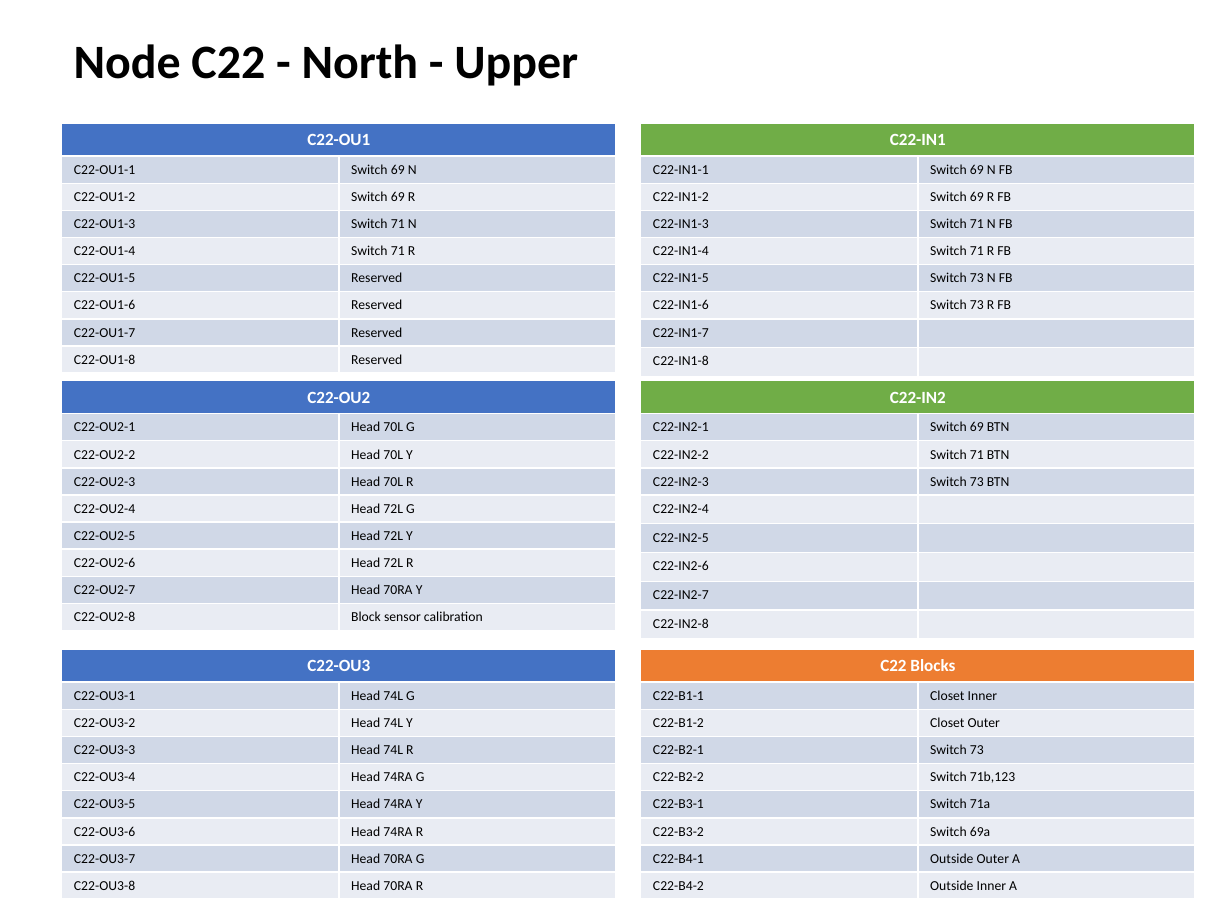
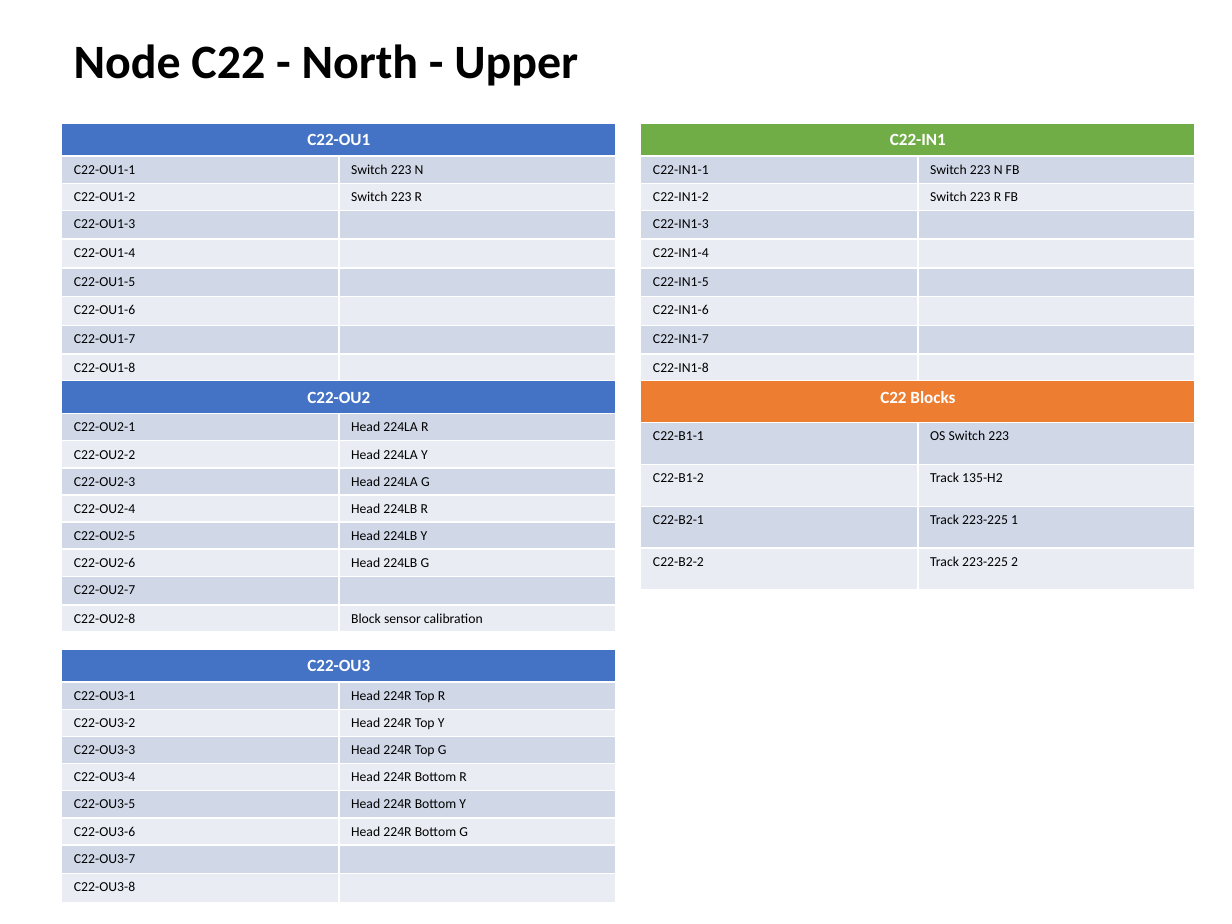
Before and after one commit to lnevo/hart, a slide deck: slide 12 of docs/wiring/Wiring_Schematic.pptx. Drawn at 1232x924 pixels with LibreOffice and Linux fonts; fonts in the diff are those of the drawing. Boxes give left, top, right and bottom in pixels: in the first picture for what was removed or moved away, otherwise in the second. Text is boxed around its words. In the diff, an @@ line names an element or a change of style, - is before the commit and + after.

```diff
--- a/docs/wiring/Wiring_Schematic.pptx
+++ b/docs/wiring/Wiring_Schematic.pptx
@@ table at <box>62,123,616,376</box> @@
-row 2, column 2: Switch 69 N
+row 2, column 2: Switch 223 N
-row 3, column 2: Switch 69 R
+row 3, column 2: Switch 223 R
-row 4, column 2: Switch 71 N
+row 4, column 2: 
-row 5, column 2: Switch 71 R
+row 5, column 2: 
-row 6, column 2: Reserved
+row 6, column 2: 
-row 7, column 2: Reserved
+row 7, column 2: 
-row 8, column 2: Reserved
+row 8, column 2: 
-row 9, column 2: Reserved
+row 9, column 2: 
@@ table at <box>641,123,1195,376</box> @@
-row 2, column 2: Switch 69 N FB
+row 2, column 2: Switch 223 N FB
-row 3, column 2: Switch 69 R FB
+row 3, column 2: Switch 223 R FB
-row 4, column 2: Switch 71 N FB
+row 4, column 2: 
-row 5, column 2: Switch 71 R FB
+row 5, column 2: 
-row 6, column 2: Switch 73 N FB
+row 6, column 2: 
-row 7, column 2: Switch 73 R FB
+row 7, column 2: 
@@ table at <box>62,381,616,627</box> @@
-row 2, column 2: Head 70L G
+row 2, column 2: Head 224LA R
-row 3, column 2: Head 70L Y
+row 3, column 2: Head 224LA Y
-row 4, column 2: Head 70L R
+row 4, column 2: Head 224LA G
-row 5, column 2: Head 72L G
+row 5, column 2: Head 224LB R
-row 6, column 2: Head 72L Y
+row 6, column 2: Head 224LB Y
-row 7, column 2: Head 72L R
+row 7, column 2: Head 224LB G
-row 8, column 2: Head 70RA Y
+row 8, column 2: 
@@ table at <box>641,381,1195,590</box> @@
-row 1: C22-IN2 | 
-row 2: C22-IN2-1 | Switch 69 BTN
-row 3: C22-IN2-2 | Switch 71 BTN
-row 4: C22-IN2-3 | Switch 73 BTN
-row 5: C22-IN2-4 | 
-row 6: C22-IN2-5 | 
-row 7: C22-IN2-6 | 
-row 8: C22-IN2-7 | 
-row 9: C22-IN2-8 | 
+row 1: C22 Blocks | 
+row 2: C22-B1-1 | OS Switch 223
+row 3: C22-B1-2 | Track 135-H2
+row 4: C22-B2-1 | Track 223-225 1
+row 5: C22-B2-2 | Track 223-225 2
@@ table at <box>62,649,616,895</box> @@
-row 2, column 2: Head 74L G
+row 2, column 2: Head 224R Top R
-row 3, column 2: Head 74L Y
+row 3, column 2: Head 224R Top Y
-row 4, column 2: Head 74L R
+row 4, column 2: Head 224R Top G
-row 5, column 2: Head 74RA G
+row 5, column 2: Head 224R Bottom R
-row 6, column 2: Head 74RA Y
+row 6, column 2: Head 224R Bottom Y
-row 7, column 2: Head 74RA R
+row 7, column 2: Head 224R Bottom G
-row 8, column 2: Head 70RA G
+row 8, column 2: 
-row 9, column 2: Head 70RA R
+row 9, column 2: 
@@ table removed at <box>641,649,1195,894</box>, 9 rows, 2 columns @@
-C22 Blocks | 
-C22-B1-1 | Closet Inner
-C22-B1-2 | Closet Outer
-C22-B2-1 | Switch 73
-C22-B2-2 | Switch 71b,123
-C22-B3-1 | Switch 71a
-C22-B3-2 | Switch 69a
-C22-B4-1 | Outside Outer A
-C22-B4-2 | Outside Inner A
```
Also in this commit, not shown: 8 other slides changed, 7 slides added, 8 other files.
